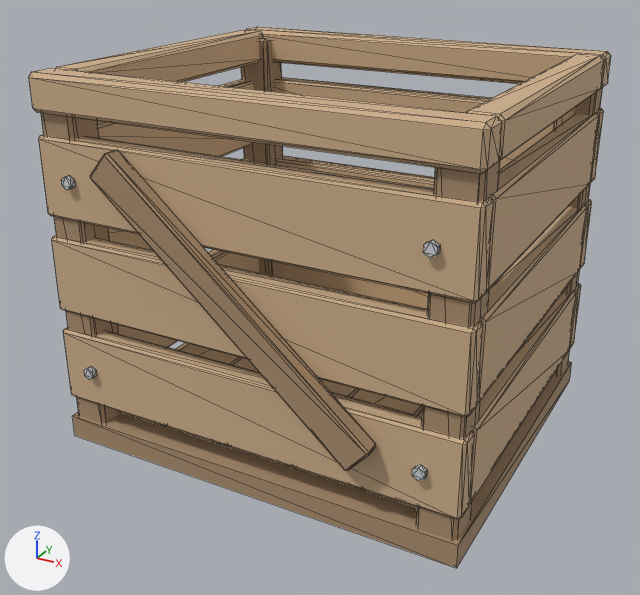
The glTF model assets/export/prop_crate.glb as it was, and as the next commit left it.
The view is the same before and after, from a camera (50 mm lens) standing at (0.58, -1.099, 0.741) and looking at (-0.005, -0.036, 0.209). The axes (+X, +Y, +Z) are drawn at lower left. The lights are the same throughout. The picture after the commit comes second. Mesh edges are drawn as thin lines. Vertices at exactly the same position are counted once.

In view in the first picture: 'prop_crate'.
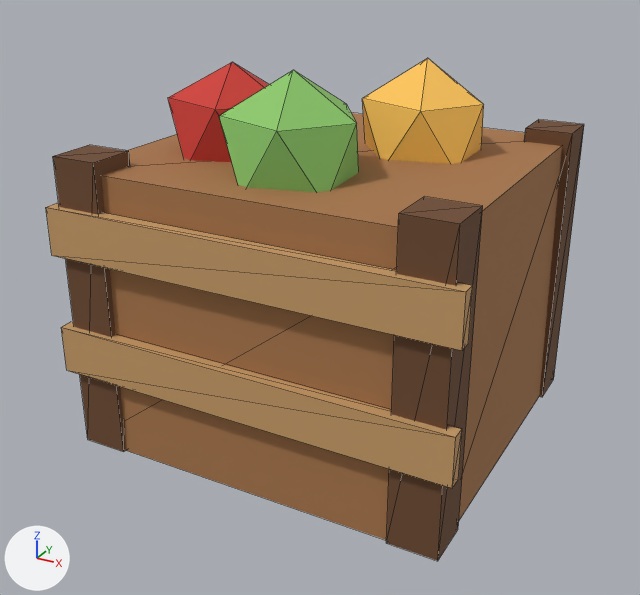
What changed in the scene script:
```text
Change mat_wood_dark:
    mat_wood_dark.base_color: (0.4, 0.267, 0.157) -> (0.156, 0.0685, 0.0284)  # beige #aa8d6e -> brown #6e4a2f
Change mat_wood:
    mat_wood.base_color: (0.62, 0.431, 0.259) -> (0.392, 0.181, 0.0685)  # beige #ceaf8b -> brown #a8764a
Add mat_apple:
    mat_apple = principled_material('apple')
    mat_apple.base_color = (0.624, 0.0452, 0.0343)  # red #cf3c34
    mat_apple.roughness = 0.85
Add mat_leaf_light:
    mat_leaf_light = principled_material('leaf_light')
    mat_leaf_light.base_color = (0.262, 0.584, 0.144)  # green #8cc96a
    mat_leaf_light.roughness = 0.85
Add mat_wood_light:
    mat_wood_light = principled_material('wood_light')
    mat_wood_light.base_color = (0.584, 0.337, 0.138)  # orange #c99d68
    mat_wood_light.roughness = 0.85
Add mat_amber:
    mat_amber = principled_material('amber')
    mat_amber.base_color = (1.0, 0.565, 0.102)  # orange #ffc65a
    mat_amber.roughness = 0.85
Change me_prop_crate:
    used by ob_prop_crate; location = (0.0, 0.0, 0.0)
    remove me_prop_crate.from_pydata(...)  # 648 vertices, 1156 faces; spans x -0.31..0.31, y -0.288..0.288, z 0.0..0.548
    add me_prop_crate.from_pydata(...)  # 92 vertices, 144 faces; spans x -0.3..0.3, y -0.27..0.27, z 0.0..0.554
    me_prop_crate part 1: a new loose piece, a box spanning x -0.285..-0.215, y -0.26..-0.19, z 0.0..0.44, in mat_wood_dark (brown #6e4a2f)
    me_prop_crate part 2: a new loose piece, a box spanning x 0.215..0.285, y -0.26..-0.19, z 0.0..0.44, in mat_wood_dark (brown #6e4a2f)
    me_prop_crate part 3: a new loose piece, a box spanning x 0.215..0.285, y 0.2..0.27, z 0.0..0.44, in mat_wood_dark (brown #6e4a2f)
    me_prop_crate part 4: a new loose piece, a box spanning x -0.3..0.3, y -0.27..-0.25, z 0.12..0.19, in mat_wood_light (orange #c99d68)
    me_prop_crate part 5: a new loose piece, a box spanning x -0.3..0.3, y -0.27..-0.25, z 0.3..0.37, in mat_wood_light (orange #c99d68)
    me_prop_crate part 6: 34 loose pieces with 640 vertices, spanning x -0.31..0.31, y -0.288..0.288, z 0.018..0.548, are deleted
    me_prop_crate part 7
    8 vertices are removed from x -0.31..0.31, y -0.261..0.279, z 0.0..0.035
    12 faces are deleted
    44 vertices are added at x -0.28..0.28, y -0.255..0.265, z 0.0..0.554
    12 new faces join them, mat_wood (brown #a8764a)
    20 new faces join them, mat_apple (red #cf3c34)
    20 new faces join them, mat_amber (orange #ffc65a)
    20 new faces join them, mat_leaf_light (green #8cc96a)
    other edits to the shape of me_prop_crate do not show in these pictures
    remove me_prop_crate.materials.append(mat_metal)  # light grey #ced3d8
    add me_prop_crate.materials.append(mat_wood_light)  # orange #c99d68
    add me_prop_crate.materials.append(mat_apple)  # red #cf3c34
    add me_prop_crate.materials.append(mat_amber)  # orange #ffc65a
    add me_prop_crate.materials.append(mat_leaf_light)  # green #8cc96a
```

Changed parts and their boxes [x1, y1, x2, y2] in the pictures (640 x 595 px):
'prop_crate', recoloured, reshaped (8% narrower, 7% shorter): before [29, 27, 611, 568]; after [46, 58, 584, 561]
part 1 of me_prop_crate, added (brown): after [53, 145, 130, 452]
part 2 of me_prop_crate, added (brown): after [387, 197, 483, 561]
part 3 of me_prop_crate, added (brown): after [524, 119, 584, 397]
part 4 of me_prop_crate, added (orange): after [61, 322, 462, 488]
part 5 of me_prop_crate, added (orange): after [46, 203, 473, 351]
part 6 of me_prop_crate, deleted: before [29, 27, 611, 540]
part 7 of me_prop_crate, cut back: before [72, 342, 572, 568]; after [102, 58, 562, 540]
